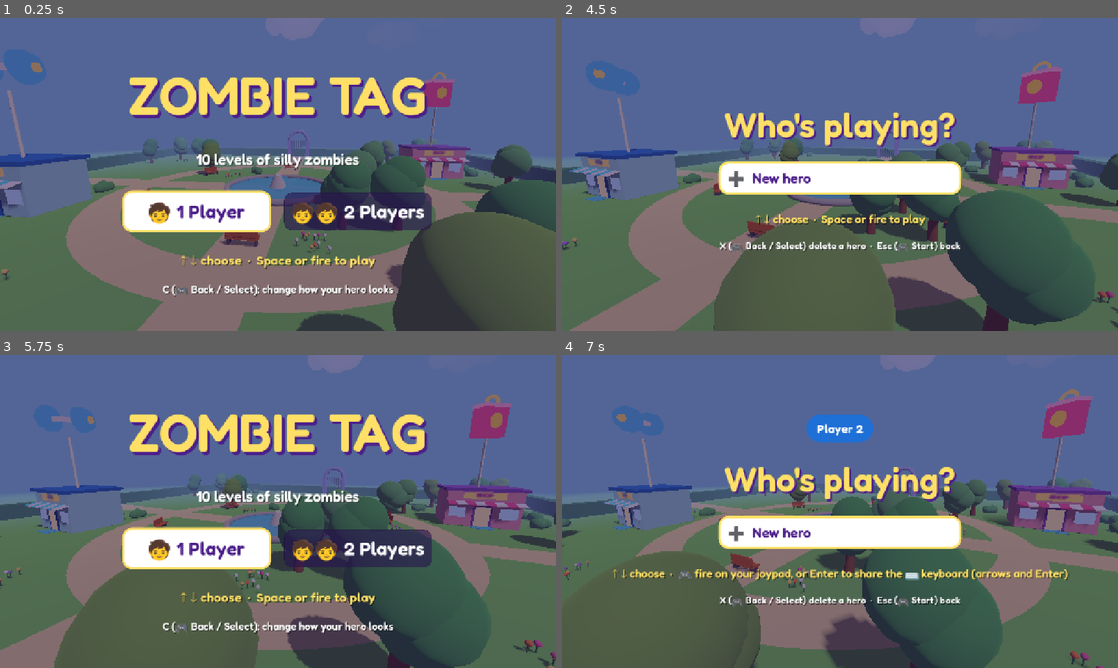
Above: before the commit, frames 1-4 (two rows, left to right).
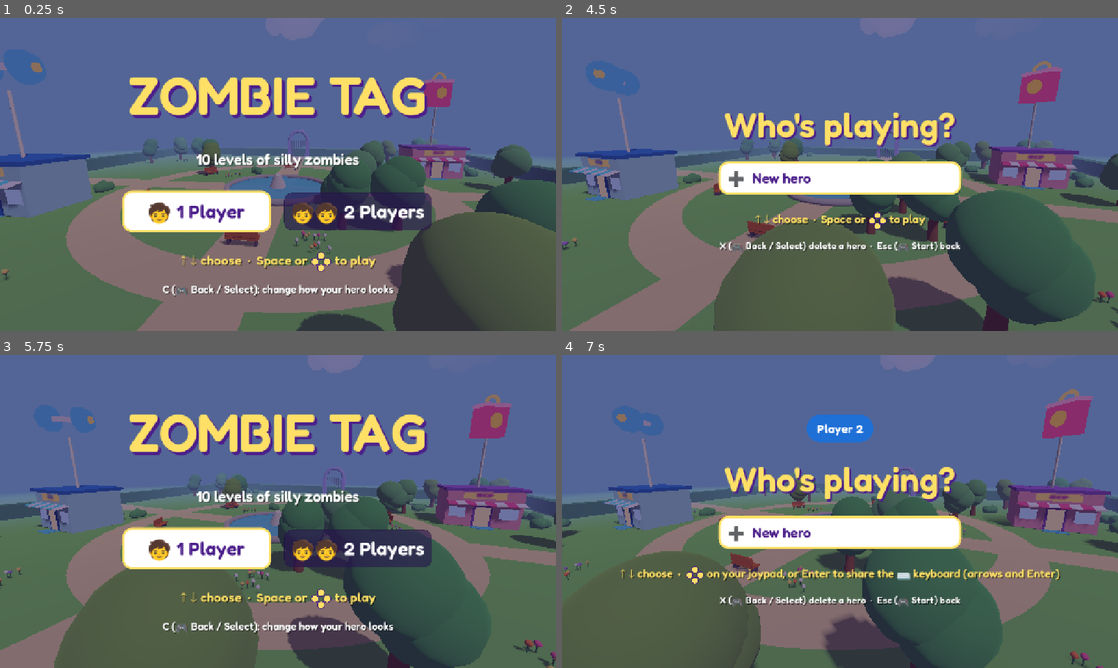
Above: after the commit, the same moments.

Repository: BennyWebb/zombie-tag
Game: Godot game, scene res://scenes/main.tscn
Same seed, same stepped clock (60 frames per second), same inputs: the game is played once before the commit and once after it.
Inputs:
- Up to frame 1 (0.25 s): no input
- Up to frame 2 (4.5 s): tap Enter at 0.5, 0.6 s; hold D (menu_right) 0.53-1.28 s; hold Escape (menu_back) 1.28-2.03 s; tap Keypad Enter at 1.35 s; hold D (menu_right) 2.03-2.78 s; tap Backspace at 2.1 s; hold W (menu_up) 2.78-3.53 s; tap Q at 2.85 s; hold A (menu_left) from 3.53 s (still down); tap Shift at 3.6 s; tap X at 4.35 s
- Up to frame 3 (5.75 s): release A (menu_left) at 5.03 s; hold Escape (menu_back) from 5.03 s (still down); tap Delete at 5.1 s
- Up to frame 4 (7 s): release Escape (menu_back) at 5.78 s; hold D (menu_right) 5.78-6.53 s; tap Enter at 5.85 s; hold W (menu_up) from 6.53 s (still down); tap Keypad Enter at 6.6 s

The runs differ from the first frame. In frame 1, 0.2% of the frame differs, in the area x 55-68%, y 74-82%; in frame 2, 0.3%; in frame 3, 0.2%; in frame 4, 1.6%, in the area x 9-92%, y 67-74%.

Commit message:
Godot: pictures of the buttons everywhere, instead of letters
Joypads letter their face buttons differently (A is the bottom one on
an Xbox pad but the right-hand one on a Nintendo-style one), so every
message that names a button now shows a little diamond of the four face
buttons instead: all four lit where any of them works, the right-hand
one lit for leaving the shop or gym. On a computer the key comes first
("Space or ...").

ButtonText makes these labels: "{go}" and "{leave}" in the text become
the pictures. Controls.button() is gone, since nothing names the
buttons with letters now.

Co-Authored-By: Claude Opus 5.5 <noreply@anthropic.com>
Claude-Session: https://claude.ai/code/session_01LLQA4ZnRtB4LSabNngitDm

Diff:
--- /dev/null
+++ b/godot/scripts/button_text.gd
@@ -0,0 +1,40 @@
+class_name ButtonText
+## Words with pictures of the joypad's buttons in them, so the same help works whatever letters a
+## joypad has on its buttons. In the text, "{go}" shows the four face buttons all lit (any of them
+## does it) and "{leave}" the right-hand one lit (B on an Xbox pad, A on a Nintendo-style one). On a
+## computer, the key goes in front ("Space or ...", "Backspace or ..."), unless there's a * in
+## front ("{*go}"), for when the words say which key already.
+
+const KEYS := { go = "Space or ", leave = "Backspace or " }
+
+
+## A new label with the text in it.
+static func make(text: String, font_size: int, colour: Color, centred := true) -> RichTextLabel:
+	var l := RichTextLabel.new()
+	l.fit_content = true
+	l.scroll_active = false
+	l.autowrap_mode = TextServer.AUTOWRAP_OFF
+	l.mouse_filter = Control.MOUSE_FILTER_IGNORE
+	l.horizontal_alignment = HORIZONTAL_ALIGNMENT_CENTER if centred else HORIZONTAL_ALIGNMENT_LEFT
+	l.add_theme_font_size_override("normal_font_size", font_size)
+	l.add_theme_color_override("default_color", colour)
+	l.add_theme_color_override("font_shadow_color", Color(0, 0, 0, 0.35))
+	l.add_theme_constant_override("shadow_offset_x", 2)
+	l.add_theme_constant_override("shadow_offset_y", 2)
+	fill(l, text)
+	return l
+
+
+## Puts the text into a label (in place of what was there).
+static func fill(l: RichTextLabel, text: String) -> void:
+	l.clear()
+	var size: int = l.get_theme_font_size("normal_font_size")
+	var bits := text.split("{")
+	l.append_text(bits[0])
+	for bit in bits.slice(1):
+		var token := bit.get_slice("}", 0)
+		var kind := token.trim_prefix("*")
+		if not OS.has_feature("android") and not token.begins_with("*"):
+			l.append_text(KEYS.get(kind, ""))
+		l.add_image(Controls.glyph(kind), roundi(size * 1.6), roundi(size * 1.6))
+		l.append_text(bit.substr(token.length() + 1))
--- a/godot/scripts/controls.gd
+++ b/godot/scripts/controls.gd
@@ -66,6 +66,7 @@
 var stick_at := {} # where each joypad's left stick is: { device: Vector2 }
 var sticks := {} # each joypad's left stick, for the menus: { device: { "up": [held, time to repeat], ... } }
 var stick_pushes := {} # this frame's pushes: { device: ["up", ...] }
+var pictures := {} # the buttons' pictures, made the first time each is needed (see glyph)
 
 
 func _ready() -> void:
@@ -101,11 +102,6 @@
 	return false
 
 
-## What to call the attack button in messages: the TV has only joypads, so no keys there.
-static func button() -> String:
-	return "A" if OS.has_feature("android") else "Space or fire"
-
-
 ## Who plays with what: for each player, { keys = "all", "left", "right" or "", pad = a joypad's
 ## number, ANY_PAD or NO_PAD }.
 func set_devices(devices: Array) -> void:
@@ -142,15 +138,12 @@
 	return []
 
 
-var leave_picture: ImageTexture # (made the first time it's needed, see leave_glyph)
-
-
-## A little picture of the leave button: a joypad's four face buttons in a diamond, with the
-## right-hand one lit up. (It's B on an Xbox pad and A on a Nintendo-style one, so a picture of
-## where it is says it better than a letter.)
-func leave_glyph() -> ImageTexture:
-	if leave_picture:
-		return leave_picture
+## A little picture of a joypad's four face buttons in a diamond, with some lit up: "go" (all
+## four: any of them does it) or "leave" (the right-hand one, which is B on an Xbox pad but A on a
+## Nintendo-style one, so a picture of where it is says it better than a letter).
+func glyph(kind: String) -> ImageTexture:
+	if pictures.has(kind):
+		return pictures[kind]
 	const SIZE := 72
 	var img := Image.create(SIZE, SIZE, false, Image.FORMAT_RGBA8)
 	var lit := Color("ffe066")
@@ -163,17 +156,17 @@
 			var p := Vector2(x + 0.5, y + 0.5)
 			var colour := Color(0, 0, 0, 0)
 			for i in centres.size():
-				# each button: a purple ring round it, filled yellow (the lit one) or see-through white
+				# each button: a purple ring round it, filled yellow (lit) or see-through white
+				var on := kind == "go" or i == 1
 				var d: float = p.distance_to(centres[i])
 				var edge := clampf(14.5 - d, 0, 1)
 				if edge > 0:
-					var fill: Color = lit if i == 1 else dim
 					var inside := clampf(11.5 - d, 0, 1)
-					colour = Color(ring, 0.9).lerp(fill, inside) if i == 1 or inside < 1 else Color(1, 1, 1, 0.35)
+					colour = Color(ring, 0.9).lerp(lit, inside) if on or inside < 1 else dim
 					colour.a *= edge
 			img.set_pixel(x, y, colour)
-	leave_picture = ImageTexture.create_from_image(img)
-	return leave_picture
+	pictures[kind] = ImageTexture.create_from_image(img)
+	return pictures[kind]
 
 
 ## Sets each player's actions to their keys and joypad.
--- a/godot/scripts/creator.gd
+++ b/godot/scripts/creator.gd
@@ -260,9 +260,7 @@
 			box.get_theme_stylebox("panel").bg_color = Color("2e9e4f")
 		grid.add_child(box)
 	panel.add_child(grid)
-	var hint := left(MenuScreen.label("🡐 🡑 🡒 🡓 choose  ·  %s picks a letter  ·  ✔ when done" % Controls.button(), 24, Color.WHITE))
-	hint.autowrap_mode = TextServer.AUTOWRAP_WORD_SMART
-	panel.add_child(hint)
+	panel.add_child(ButtonText.make("🡐 🡑 🡒 🡓 choose  ·  {go} picks a letter  ·  ✔ when done", 24, Color.WHITE, false))
 
 
 ## Typed names are letters only, starting with a capital.
@@ -311,7 +309,7 @@
 					swatch.custom_minimum_size = Vector2(34, 34)
 					line.add_child(swatch)
 		panel.add_child(Screens.card(line, chosen))
-	panel.add_child(left(MenuScreen.label("🡑 🡓 choose  ·  🡐 🡒 change  ·  %s next" % Controls.button(), 24, Color.WHITE)))
+	panel.add_child(ButtonText.make("🡑 🡓 choose  ·  🡐 🡒 change  ·  {go} next", 24, Color.WHITE, false))
 
 
 static func left(l: Label) -> Label:
--- a/godot/scripts/gym.gd
+++ b/godot/scripts/gym.gd
@@ -182,7 +182,7 @@
 	clear(top_right)
 	top_right.add_child(pill(label("🏃 %d   🏋️ %d" % [hero.speed_level, hero.strength_level], 40, YELLOW)))
 	show_rows(rows(), cursor)
-	set_help("🡑 🡓 choose  ·  %s: go  ·  {leave} %s" % [Controls.button(), "leave" if mode == "menu" else "back"])
+	set_help("🡑 🡓 choose  ·  {go} go  ·  {leave} %s" % ("leave" if mode == "menu" else "back"))
 
 
 # ---------- the mini-games ----------
@@ -244,7 +244,7 @@
 	box.content_margin_right = 14
 	var badge := PanelContainer.new()
 	badge.add_theme_stylebox_override("panel", box)
-	badge.add_child(label(text, 30, PURPLE))
+	badge.add_child(ButtonText.make(text, 30, PURPLE)) # (it can show the buttons: see ButtonText)
 	badge.resized.connect(func(): badge.pivot_offset = badge.size / 2)
 	return badge
 
@@ -304,8 +304,7 @@
 	trainee.add_theme_font_size_override("font_size", 110)
 	scene.add_child(trainee)
 	scene.add_child(sweat)
-	key_left = key_badge(Controls.button())
-	key_left.get_theme_stylebox("panel").bg_color = YELLOW
+	key_left = key_badge("{go}") # (white, so the lit buttons show up)
 	keys_row([label("Tap", 26, Color.WHITE), key_left, label("super fast to lift it!", 26, Color.WHITE)])
 	say("")
 	set_help("Get it to the top before the time runs out. It sinks if you stop!")
@@ -401,7 +400,7 @@
 		shadow(oh, 5)
 		add.call(oh)
 		add.call(label("Try again? It's free!", 34, Color.WHITE))
-		add.call(label("Press %s" % Controls.button(), 34, YELLOW))
+		lines.add_child(ButtonText.make("Press {go}", 34, YELLOW))
 		return
 	var stat_name := stat.capitalize()
 	var level: int
@@ -437,7 +436,7 @@
 	add.call(up)
 	add.call(label("%s %d ➜ %d" % [stat_name, level - 1, level], 48, YELLOW))
 	add.call(label("You'll run faster now!" if stat == "speed" else "Your weapons hit harder now!", 34, Color.WHITE))
-	add.call(label("Press %s" % Controls.button(), 34, YELLOW))
+	lines.add_child(ButtonText.make("Press {go}", 34, YELLOW))
 
 
 ## The treadmill's belt: grey stripes sliding along.
--- a/godot/scripts/hud.gd
+++ b/godot/scripts/hud.gd
@@ -38,7 +38,7 @@
 var level_done := ColorRect.new()
 var level_done_place := Label.new()
 var level_done_bux := Label.new()
-var level_done_go := Label.new()
+var level_done_go := RichTextLabel.new() # (with a picture of the buttons: see ButtonText)
 var speed := Label.new()
 var views: Array[RID] = [] # the screens being drawn (main.gd sets them), for timing them
 # Asking Godot to time the drawing once crashed the Shield, and its graphics chip can't time itself
@@ -295,8 +295,7 @@
 	bux_row.add_child(you_have)
 	bux_row.add_child(HudIcon.new(HudIcon.Kind.COIN, 32))
 	bux_row.add_child(level_done_bux)
-	level_done_go.add_theme_font_size_override("font_size", 38)
-	level_done_go.add_theme_color_override("font_color", YELLOW)
+	level_done_go = ButtonText.make("", 38, YELLOW)
 	var pick := Label.new()
 	pick.text = "%s: pick a level" % Screens.back_name()
 	pick.add_theme_font_size_override("font_size", 24)
@@ -318,7 +317,7 @@
 func show_level_done(place: String, tag_bux: int, next: String) -> void:
 	level_done_place.text = "%s is safe again!" % place
 	level_done_bux.text = "%d Tag Bux to spend" % tag_bux
-	level_done_go.text = "Press %s %s" % [Controls.button(), next]
+	ButtonText.fill(level_done_go, "Press {go} %s" % next)
 	toast_time = 0
 	level_done.visible = true
 
--- a/godot/scripts/menu_screen.gd
+++ b/godot/scripts/menu_screen.gd
@@ -93,17 +93,9 @@
 	return false
 
 
-## The help at the bottom. "{leave}" in it shows the leave button: Backspace, or the picture of
-## the joypad's right-hand button (Controls.leave_glyph).
+## The help at the bottom, with pictures of the buttons for "{go}" and "{leave}" (see ButtonText).
 func set_help(text: String) -> void:
-	help.clear()
-	var parts := text.split("{leave}")
-	for i in parts.size():
-		if i > 0:
-			if not OS.has_feature("android"):
-				help.append_text("Backspace or ")
-			help.add_image(Controls.leave_glyph(), 44, 44)
-		help.append_text(parts[i])
+	ButtonText.fill(help, text)
 
 
 static func shadow(label: Label, offset: int) -> void:
--- a/godot/scripts/party.gd
+++ b/godot/scripts/party.gd
@@ -75,7 +75,11 @@
 	column.add_child(line("All the zombies are your friends now. 🎉 PARTY TIME! 🎉", 36, Color.WHITE))
 	if hardcore_won:
 		column.add_child(line("💀 You beat Hardcore! Your next Hardcore game starts fresh from level 1.", 26, Color.WHITE))
-	column.add_child(line("Press %s when you've finished partying" % Controls.button(), 36, Color("ffe066")))
+	var go := ButtonText.make("Press {go} when you've finished partying", 36, Color("ffe066"))
+	go.add_theme_color_override("font_shadow_color", Color("4b1e8a"))
+	go.add_theme_constant_override("shadow_offset_x", 4)
+	go.add_theme_constant_override("shadow_offset_y", 4)
+	column.add_child(go)
 
 
 static func line(text: String, font_size: int, colour: Color) -> Label:
--- a/godot/scripts/screens.gd
+++ b/godot/scripts/screens.gd
@@ -363,7 +363,7 @@
 	column.add_child(gap(10))
 	column.add_child(cards(["🧒 1 Player", "🧒🧒 2 Players"], choice, 300))
 	column.add_child(gap(10))
-	column.add_child(line("%s choose  ·  %s to play" % [arrows(), Controls.button()], 30, YELLOW))
+	column.add_child(ButtonText.make("%s choose  ·  {go} to play" % arrows(), 30, YELLOW))
 	if Save.graphics_were_reset:
 		column.add_child(line("The game stopped last time, so the graphics settings are back to normal", 24, Color("ffb3b3")))
 	column.add_child(line("%s: change how your hero looks" % ("Back / Select" if OS.has_feature("android") else "C (🎮 Back / Select)"), 24, Color.WHITE))
@@ -410,15 +410,15 @@
 				row.modulate.a = 0.5
 		list.add_child(card(row, chosen))
 	# the button you pick with decides what you play with
-	var how := "%s choose  ·  %s to play" % [arrows(), Controls.button()]
+	var how := "%s choose  ·  {go} to play" % arrows()
 	if player_count == 2 and not OS.has_feature("android"):
 		var keyboard_free: bool = slot == 0 or devices[0].keys == ""
-		how = "%s choose  ·  Space to play on the ⌨️ keyboard, or 🎮 fire on your joypad" % arrows() if keyboard_free \
-			else "%s choose  ·  🎮 fire on your joypad, or Enter to share the ⌨️ keyboard (arrows and Enter)" % arrows()
+		how = "%s choose  ·  Space to play on the ⌨️ keyboard, or {*go} on your joypad" % arrows() if keyboard_free \
+			else "%s choose  ·  {*go} on your joypad, or Enter to share the ⌨️ keyboard (arrows and Enter)" % arrows()
 	elif player_count == 2:
-		how = "%s choose  ·  A on your own controller to play" % arrows()
+		how = "%s choose  ·  {go} on your own controller to play" % arrows()
 	column.add_child(gap(6))
-	column.add_child(line(how, 26, YELLOW))
+	column.add_child(ButtonText.make(how, 26, YELLOW))
 	column.add_child(line("%s delete a hero  ·  %s back" % [extra_name(), back_name()], 22, Color.WHITE))
 
 
@@ -426,7 +426,7 @@
 	column.add_child(heading("Delete %s?" % removing.look.name, 80))
 	column.add_child(line("Their Tag Bux, weapons, outfits, training and levels will all be gone!", 30, Color.WHITE))
 	column.add_child(gap(10))
-	column.add_child(line("Press %s for yes, or %s to keep them" % [Controls.button(), back_name()], 30, YELLOW))
+	column.add_child(ButtonText.make("Press {go} for yes, or %s to keep them" % back_name(), 30, YELLOW))
 
 
 func draw_difficulty(column: VBoxContainer) -> void:
@@ -451,7 +451,7 @@
 		row.add_child(card(words, chosen))
 	column.add_child(row)
 	column.add_child(line("The Zombie King is tougher and faster on Hard and Hardcore, and tags you in one go!", 24, Color.WHITE))
-	column.add_child(line("%s choose  ·  %s to go" % [arrows(), Controls.button()], 30, YELLOW))
+	column.add_child(ButtonText.make("%s choose  ·  {go} to go" % arrows(), 30, YELLOW))
 
 
 func draw_levels(column: VBoxContainer) -> void:
@@ -482,7 +482,7 @@
 		if locked:
 			tile.modulate.a = 0.5
 		grid.add_child(card(tile, chosen))
-	column.add_child(line("%s choose  ·  %s to play  ·  %s back" % [arrows(true), Controls.button(), back_name()], 28, YELLOW))
+	column.add_child(ButtonText.make("%s choose  ·  {go} to play  ·  %s back" % [arrows(true), back_name()], 28, YELLOW))
 
 
 func draw_paused(column: VBoxContainer) -> void:
@@ -493,7 +493,7 @@
 		["🔊 Sounds", bar.call(Save.sounds)],
 		["🎮 Joypads", "Two sticks" if Save.two_sticks else "Simple"],
 		["✨ Graphics", "➜"],
-		["🏠 Start screen", Controls.button()],
+		["🏠 Start screen", "{go}"],
 	]
 	var list := VBoxContainer.new()
 	list.add_theme_constant_override("separation", 8)
@@ -505,7 +505,7 @@
 		var name_label := MenuScreen.label(rows[i][0], 32, PURPLE if i == choice else Color.WHITE)
 		name_label.size_flags_horizontal = Control.SIZE_EXPAND_FILL
 		row.add_child(name_label)
-		row.add_child(MenuScreen.label(rows[i][1], 30, PINK if i == choice else YELLOW))
+		row.add_child(ButtonText.make(rows[i][1], 30, PINK if i == choice else YELLOW))
 		list.add_child(card(row, i == choice))
 	column.add_child(line("%s choose  ·  %s change" % ["🡑 🡓", "🡐 🡒"], 26, Color.WHITE))
 	column.add_child(line("🎮 Simple: the left stick walks and turns.  Two sticks: the left stick walks and steps sideways, the right one turns.", 20, Color.WHITE))
@@ -552,7 +552,7 @@
 	column.add_child(heading("GAME OVER!", 110))
 	column.add_child(line("Hardcore is tough! Your Hardcore game starts again from level 1.", 30, Color.WHITE))
 	column.add_child(line("Your Easy and Hard game and your outfits are safe.", 30, Color.WHITE))
-	column.add_child(line("Press %s to pick a level" % Controls.button(), 32, YELLOW))
+	column.add_child(ButtonText.make("Press {go} to pick a level", 32, YELLOW))
 
 
 # ---------- bits the screens are made of ----------
--- a/godot/scripts/shop.gd
+++ b/godot/scripts/shop.gd
@@ -220,4 +220,4 @@
 	# scroll so the chosen row is always on screen
 	first = clampi(first, cursor - ROWS_SHOWN + 1, cursor)
 	show_rows(rows, cursor, first, ROWS_SHOWN)
-	set_help("🡑 🡓 choose  ·  %s: buy  ·  {leave} leave" % Controls.button())
+	set_help("🡑 🡓 choose  ·  {go} buy  ·  {leave} leave")
Not shown, added: godot/scripts/button_text.gd.uid
